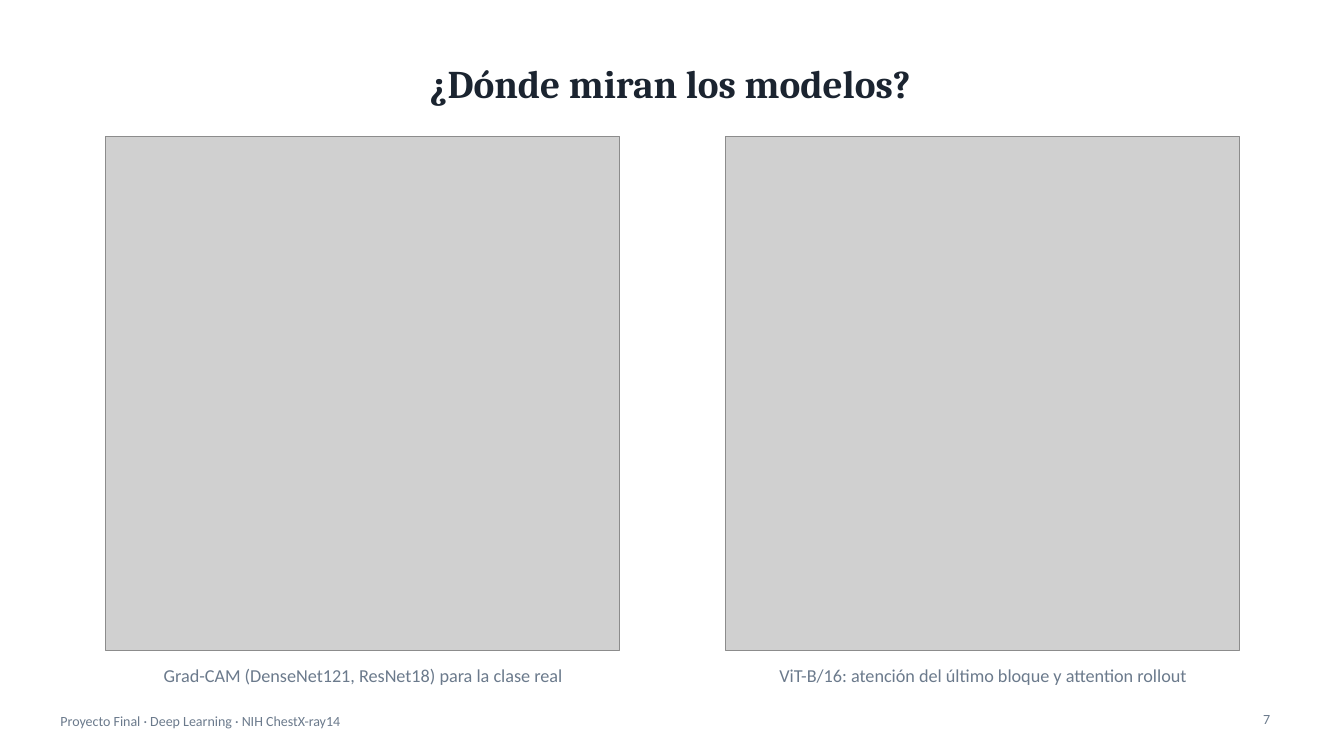
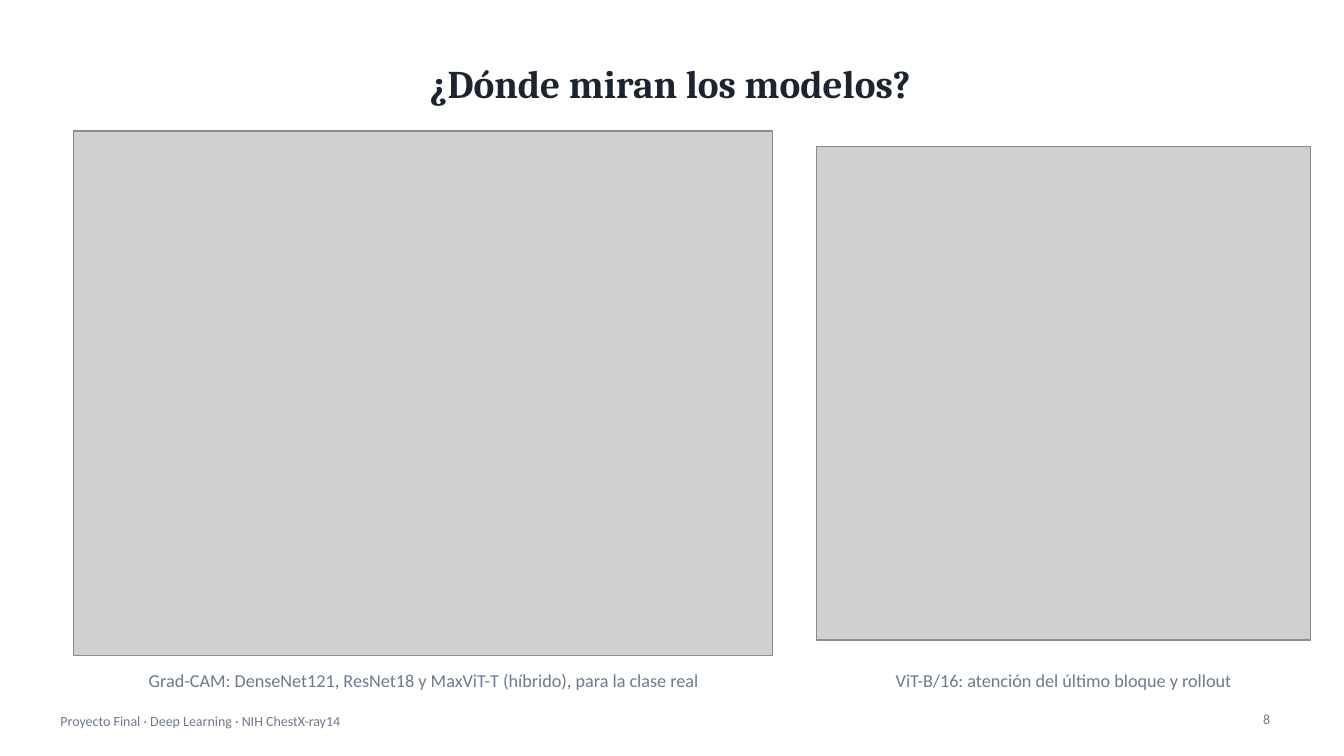
Before and after one commit to alfredogallegosmtr-sys/proyecto-final-dl-radiologia, a slide deck: slide 8 of slides/presentacion_final.pptx (slide 7 before the commit). Drawn at 1344x756 pixels with LibreOffice and Linux fonts; fonts in the diff are those of the drawing; grey boxes stand for pictures. Boxes give left, top, right and bottom in pixels: in the first picture for what was removed or moved away, otherwise in the second. Text is boxed around its words. In the diff, an @@ line names an element or a change of style, - is before the commit and + after.

```diff
--- a/slides/presentacion_final.pptx
+++ b/slides/presentacion_final.pptx
@@ picture: place and size @@
-picture at [106, 136, 620, 650]
+picture at [74, 131, 772, 655]
@@ picture: place and size @@
-picture at [726, 136, 1240, 650]
+picture at [817, 146, 1311, 640]
@@ text at [149, 674, 698, 690]: text changed @@
-Grad-CAM (DenseNet121, ResNet18) para la clase real
+Grad-CAM: DenseNet121, ResNet18 y MaxViT-T (híbrido), para la clase real
@@ text at [896, 674, 1231, 690]: text changed @@
-ViT-B/16: atención del último bloque y attention rollout
+ViT-B/16: atención del último bloque y rollout
@@ page number at [1263, 714, 1270, 724]: text changed @@
-7
+8
```
Also in this commit, not shown: 5 other slides changed, 2 slides added, 1 slide removed, 17 other files.
